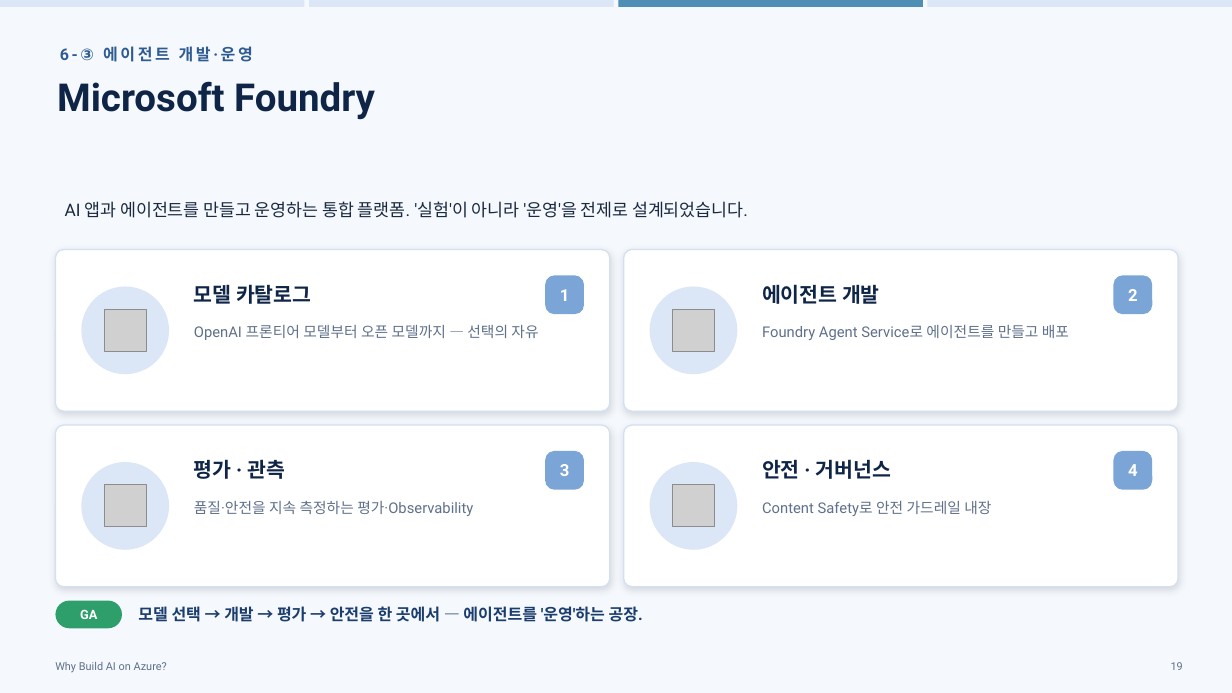
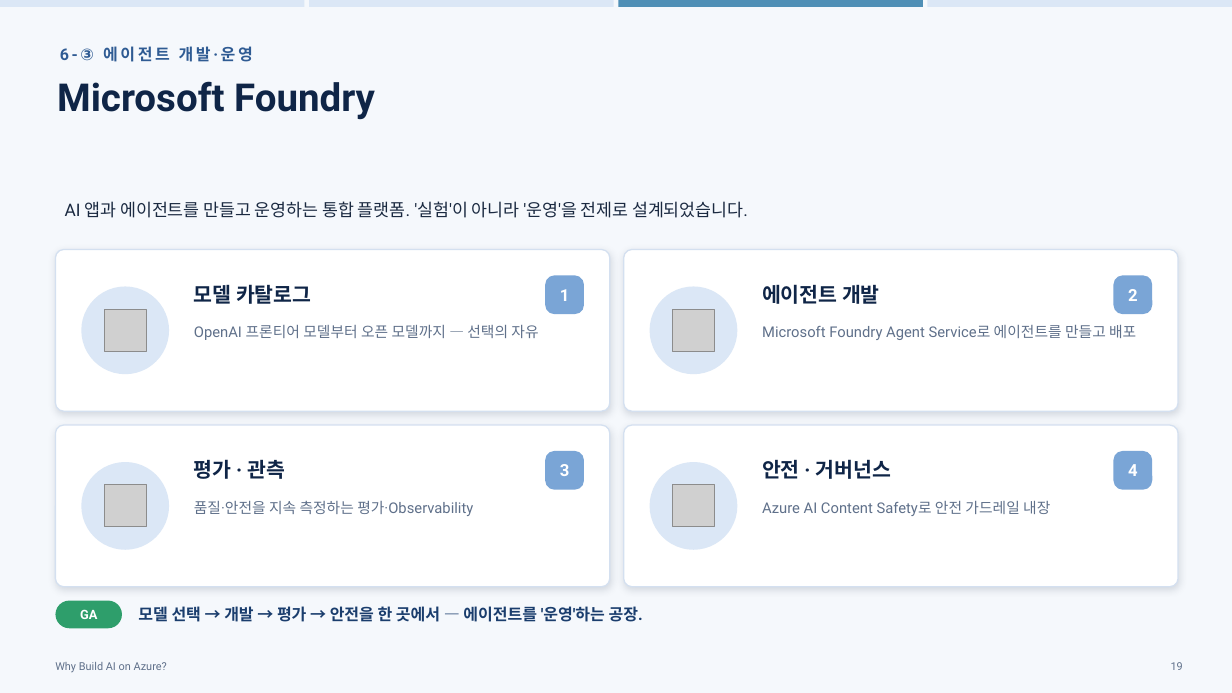
Before and after one commit to hijigoo/why-build-ai-on-azure, a slide deck: slide 19 of PROD-why-build-ai-on-azure.pptx. Drawn at 1232x693 pixels with LibreOffice and Linux fonts; fonts in the diff are those of the drawing; grey boxes stand for pictures. Boxes give left, top, right and bottom in pixels: in the first picture for what was removed or moved away, otherwise in the second. Text is boxed around its words. In the diff, an @@ line names an element or a change of style, - is before the commit and + after.

```diff
--- a/PROD-why-build-ai-on-azure.pptx
+++ b/PROD-why-build-ai-on-azure.pptx
@@ text at (762, 325, 1136, 340): text changed @@
-Foundry Agent Service로 에이전트를 만들고 배포
+Microsoft Foundry Agent Service로 에이전트를 만들고 배포
@@ text at (762, 501, 1050, 516): text changed @@
-Content Safety로 안전 가드레일 내장
+Azure AI Content Safety로 안전 가드레일 내장
```
Also in this commit, not shown: 17 other slides changed, 1 other file.
